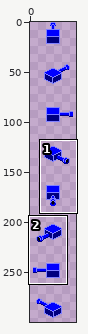
File history of a sprite sheet, tank_turret.png. The first picture is a wide view before the edit; the outline marks the close-up.
Close-up. The starting point:
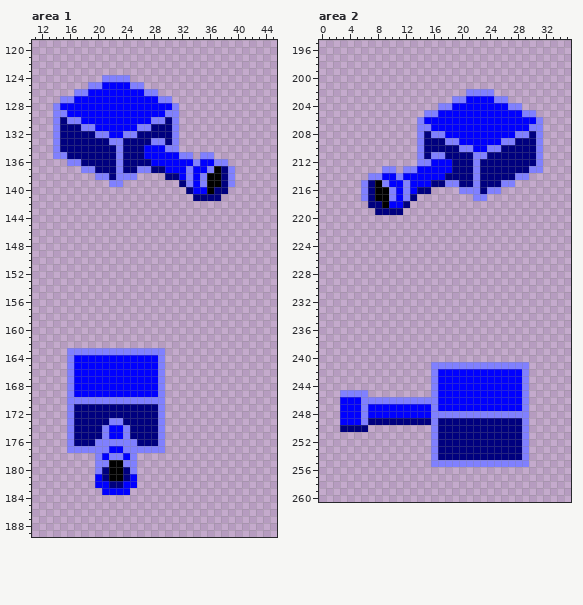
The file is 46x312 pixels. Colours within 5 levels of each other are drawn and written as one. Shown: area 1: x 11..45, y 119..189; area 2: x 0..35, y 195..260. The wide view leaves out empty margins. The commit also changed other parts of the picture, which this record leaves out.
The result:
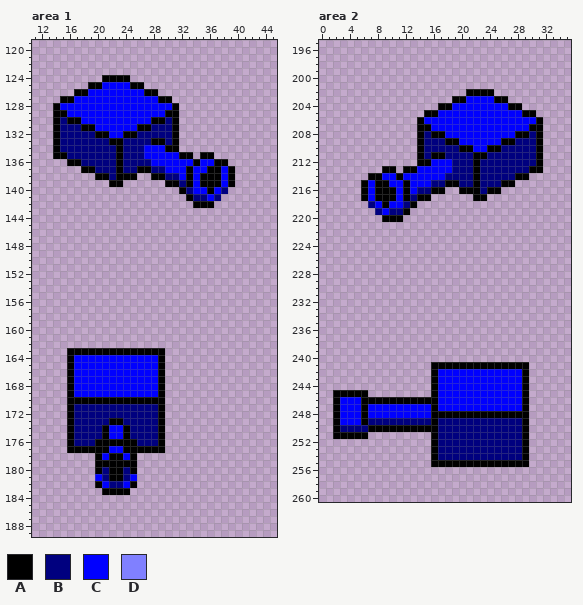
Palette (. is transparent): A #000000  B #00007f  C #0000ff  D #8080ff
Difference:
--- area 1
@@ x 11..45 @@
 123 ...................................
-124 ..........DDDD.....................
-125 ........DDCCCCDD...................
-126 ......DDCCCCCCCCDD.................
-127 ....DDCCCCCCCCCCCCDD...............
-128 ...DCCCCCCCCCCCCCCCCD..............
-129 ...DDCCCCCCCCCCCCCCDD..............
-130 ...DBDDCCCCCCCCCCDDBD..............
-131 ...DBBBDDCCCCCCDDBBBD..............
-132 ...DBBBBBDDCCDDBBBBBD..............
-133 ...DBBBBBBBDDBBBBDDBD..............
-134 ...DBBBBBBBBDBBBCCCDD..............
-135 ...DDBBBBBBBDBBBCCCCCDD.DD.........
-136 .....DDBBBBBDBBBBCCCCCCDCCDD.......
-137 .......DDBBBDBBDDBBCCCDCCDABD......
-138 .........DDBDDD....BBCDCDAABD......
-139 ...........DD........BDCDAABD......
-140 ......................BCCABB.......
-141 .......................BBBB........
-142 ...................................
+124 ..........AAAA.....................
+125 ........AACCCCAA...................
+126 ......AACCCCCCCCAA.................
+127 ....AACCCCCCCCCCCCAA...............
+128 ...ACCCCCCCCCCCCCCCCA..............
+129 ...AACCCCCCCCCCCCCCAA..............
+130 ...ABAACCCCCCCCCCAABA..............
+131 ...ABBBAACCCCCCAABBBA..............
+132 ...ABBBBBAACCAABBBBBA..............
+133 ...ABBBBBBBAABBBBAABA..............
+134 ...ABBBBBBBBABBBCCCAA..............
+135 ...AABBBBBBBABBBCCCCCAA.AA.........
+136 .....AABBBBBABBBBCCCCCCACCAA.......
+137 .......AABBBABBAABBCCCACCAACA......
+138 .........AABAAA..AABBCACAAACA......
+139 ...........AA......AABACAAACA......
+140 .....................ABCCACB.......
+141 ......................ABBCB........
+142 .......................AAA.........
 143 ...................................
@@ x 14..31 @@
 162 ..................
-163 ..DDDDDDDDDDDDDD..
-164 ..DCCCCCCCCCCCCD..
-165 ..DCCCCCCCCCCCCD..
-166 ..DCCCCCCCCCCCCD..
-167 ..DCCCCCCCCCCCCD..
-168 ..DCCCCCCCCCCCCD..
-169 ..DCCCCCCCCCCCCD..
-170 ..DDDDDDDDDDDDDD..
-171 ..DBBBBBBBBBBBBD..
-172 ..DBBBBBBBBBBBBD..
-173 ..DBBBBBDDBBBBBD..
-174 ..DBBBBDCCDBBBBD..
-175 ..DBBBBDCCDBBBBD..
-176 ..DBBBDDDDDDBBBD..
-177 ..DDDDDDCCDDDDDD..
-178 ......DCDDCD......
-179 ......DDAADD......
-180 ......DBAABD......
+163 ..AAAAAAAAAAAAAA..
+164 ..ACCCCCCCCCCCCA..
+165 ..ACCCCCCCCCCCCA..
+166 ..ACCCCCCCCCCCCA..
+167 ..ACCCCCCCCCCCCA..
+168 ..ACCCCCCCCCCCCA..
+169 ..ACCCCCCCCCCCCA..
+170 ..AAAAAAAAAAAAAA..
+171 ..ABBBBBBBBBBBBA..
+172 ..ABBBBBBBBBBBBA..
+173 ..ABBBBBAABBBBBA..
+174 ..ABBBBACCABBBBA..
+175 ..ABBBBACCABBBBA..
+176 ..ABBBAAAAAABBBA..
+177 ..AAAAAACCAAAAAA..
+178 ......ACAACA......
+179 ......AAAAAA......
+180 ......ABAABA......
 181 ......CBAABC......
-182 ......CCBBCC......
-183 .......CCCC.......
+182 ......ACBBCA......
+183 .......AAAA.......
 184 ..................
--- area 2
@@ x 0..35 @@
 201 ....................................
-202 .....................DDDD...........
-203 ...................DDCCCCDD.........
-204 .................DDCCCCCCCCDD.......
-205 ...............DDCCCCCCCCCCCCDD.....
-206 ..............DCCCCCCCCCCCCCCCCD....
-207 ..............DDCCCCCCCCCCCCCCDD....
-208 ..............DBDDCCCCCCCCCCDDBD....
-209 ..............DBBBDDCCCCCCDDBBBD....
-210 ..............DBBBBBDDCCDDBBBBBD....
-211 ..............DBDDBBBBDDBBBBBBBD....
-212 ..............DDCCCBBBDBBBBBBBBD....
-213 .........DD.DDCCCCCBBBDBBBBBBBDD....
-214 .......DDCCDCCCCCCBBBBDBBBBBDD......
-215 ......DBADCCDCCCBBDDBBDBBBDD........
-216 ......DBAADCDCBB....DDDBDD..........
-217 ......DBAADCDB........DD............
-218 .......BBACCB.......................
-219 ........BBBB........................
-220 ....................................
+202 .....................AAAA...........
+203 ...................AACCCCAA.........
+204 .................AACCCCCCCCAA.......
+205 ...............AACCCCCCCCCCCCAA.....
+206 ..............ACCCCCCCCCCCCCCCCA....
+207 ..............AACCCCCCCCCCCCCCAA....
+208 ..............ABAACCCCCCCCCCAABA....
+209 ..............ABBBAACCCCCCAABBBA....
+210 ..............ABBBBBAACCAABBBBBA....
+211 ..............ABAABBBBAABBBBBBBA....
+212 ..............AACCCBBBABBBBBBBBA....
+213 .........AA.AACCCCCBBBABBBBBBBAA....
+214 .......AACCACCCCCCBBBBABBBBBAA......
+215 ......ACAACCACCCBBAABBABBBAA........
+216 ......ACAAACACBBAA..AAABAA..........
+217 ......ACAAACABAA......AA............
+218 .......BCACCBA......................
+219 ........BCBBA.......................
+220 .........AAA........................
 221 ....................................
@@ x 0..35 @@
 240 ....................................
-241 ................DDDDDDDDDDDDDD......
-242 ................DCCCCCCCCCCCCD......
-243 ................DCCCCCCCCCCCCD......
-244 ................DCCCCCCCCCCCCD......
-245 ...DDDD.........DCCCCCCCCCCCCD......
-246 ...CCCDDDDDDDDDDDCCCCCCCCCCCCD......
-247 ...CCCDCCCCCCCCCDCCCCCCCCCCCCD......
-248 ...CCCDCCCCCCCCCDDDDDDDDDDDDDD......
-249 ...CCCDBBBBBBBBBDBBBBBBBBBBBBD......
-250 ...BBBB.........DBBBBBBBBBBBBD......
-251 ................DBBBBBBBBBBBBD......
-252 ................DBBBBBBBBBBBBD......
-253 ................DBBBBBBBBBBBBD......
-254 ................DBBBBBBBBBBBBD......
-255 ................DDDDDDDDDDDDDD......
+241 ................AAAAAAAAAAAAAA......
+242 ................ACCCCCCCCCCCCA......
+243 ................ACCCCCCCCCCCCA......
+244 ................ACCCCCCCCCCCCA......
+245 ..AAAAA.........ACCCCCCCCCCCCA......
+246 ..ACCCAAAAAAAAAAACCCCCCCCCCCCA......
+247 ..ACCCACCCCCCCCCACCCCCCCCCCCCA......
+248 ..ACCCACCCCCCCCCAAAAAAAAAAAAAA......
+249 ..ACCCABBBBBBBBBABBBBBBBBBBBBA......
+250 ..ABBBBAAAAAAAAAABBBBBBBBBBBBA......
+251 ..AAAAA.........ABBBBBBBBBBBBA......
+252 ................ABBBBBBBBBBBBA......
+253 ................ABBBBBBBBBBBBA......
+254 ................ABBBBBBBBBBBBA......
+255 ................AAAAAAAAAAAAAA......
 256 ....................................
Changed places in both close-ups, as pixel boxes (x1, y1, x2, y2):
changed: (53, 75, 235, 208)
changed: (67, 348, 165, 495)
changed: (361, 89, 543, 222)
changed: (333, 362, 529, 467)
